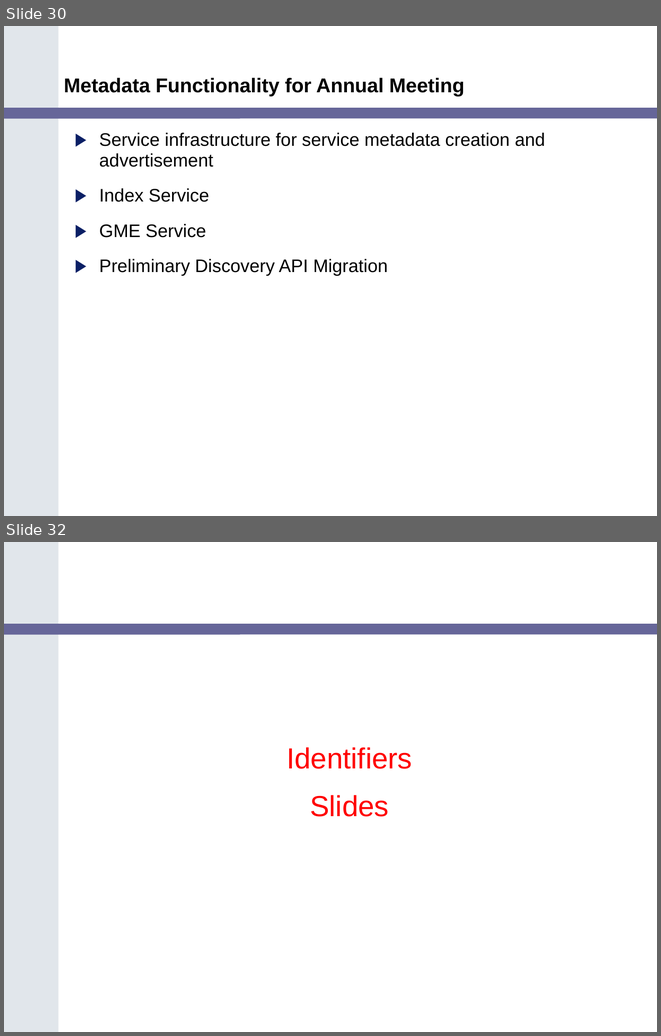
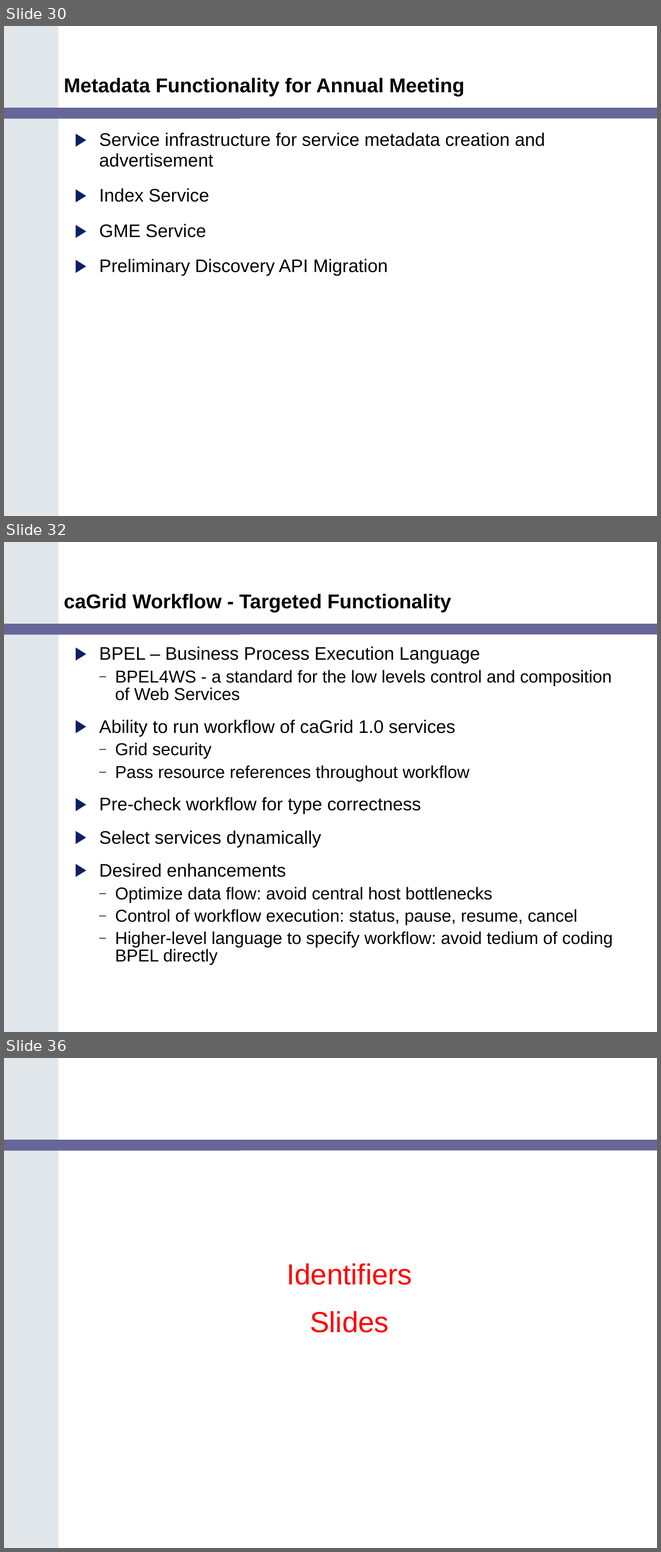
Before and after one commit to NCIP/cagrid-docs, a slide deck: presentations/200602_VCDE_ARCH/caGrid_Update_Arch_VCDE_Feb1.ppt. Shown one above the other, each under a label of ours: slides 30 and 32 before the commit, slides 30, 32 and 36 after it; the slides between them are not shown. The pictures are 661x1036 and 661x1552 pixels, drawn with LibreOffice and Linux fonts; fonts in the diff are those of the drawing; background and template pictures are left out. Boxes give left, top, right and bottom in pixels: in the first picture for what was removed or moved away, otherwise in the second. Text is boxed around its words. In the diff, an @@ line names an element or a change of style, - is before the commit and + after.

```diff
--- a/presentations/200602_VCDE_ARCH/caGrid_Update_Arch_VCDE_Feb1.ppt
+++ b/presentations/200602_VCDE_ARCH/caGrid_Update_Arch_VCDE_Feb1.ppt
@@ slide 32 added at [4,542,657,1032], background #FFFFFF; not listed: 2 template elements that a slide beside it also shows @@
@@ title added at [64,593,451,612], 22 pt, text #000000, bold @@
+caGrid Workflow - Targeted Functionality
@@ text added at [99,646,613,964], 19 pt, text #000000 @@
+▶ BPEL – Business Process Execution Language
+  – BPEL4WS - a standard for the low levels control and composition of Web Services
+▶ Ability to run workflow of caGrid 1.0 services
+  – Grid security
+  – Pass resource references throughout workflow
+▶ Pre-check workflow for type correctness
+▶ Select services dynamically
+▶ Desired enhancements
+  – Optimize data flow: avoid central host bottlenecks
+  – Control of workflow execution: status, pause, resume, cancel
+  – Higher-level language to specify workflow: avoid tedium of coding BPEL directly
@@ what was slide 32 is now slide 36 @@
```
Also in this commit, not shown: 15 other slides added, 2 slides removed.
